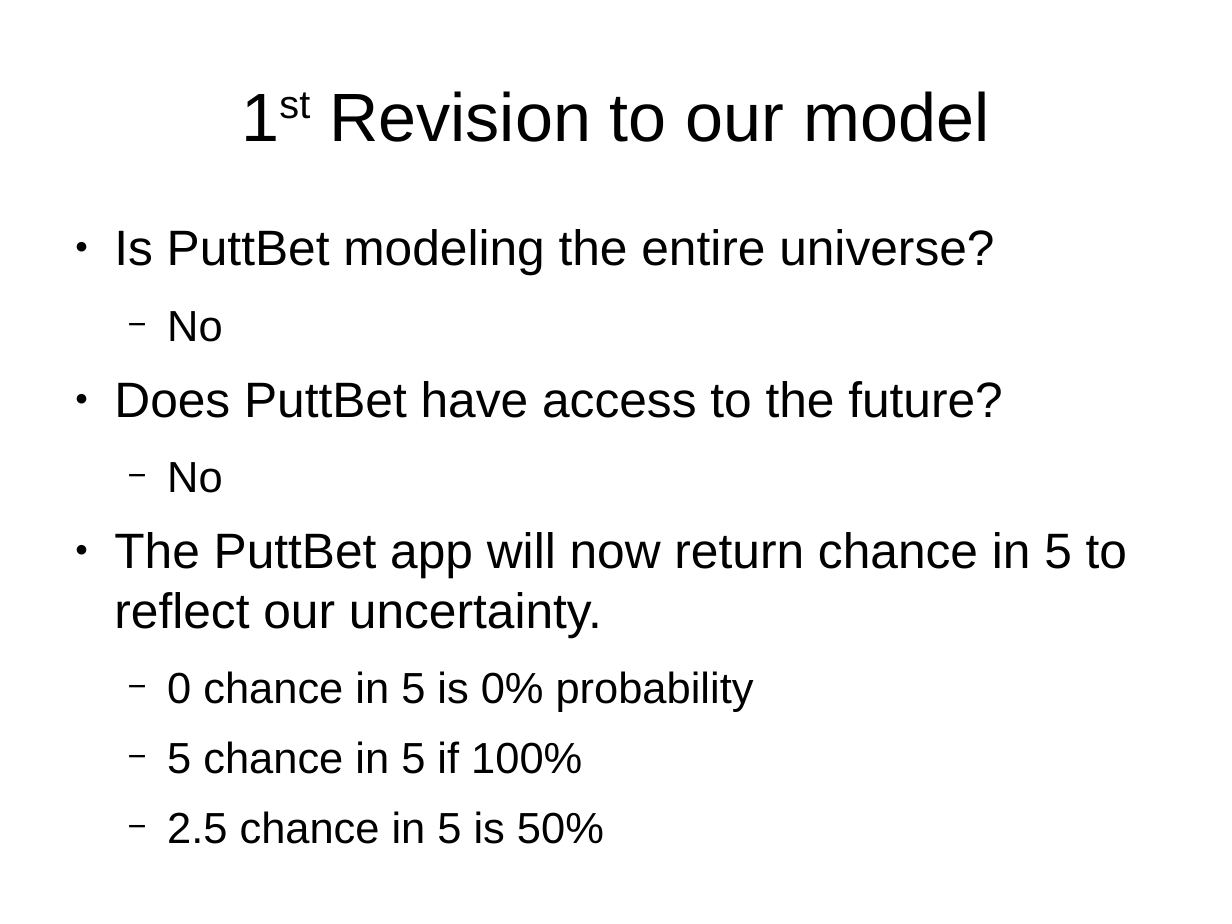
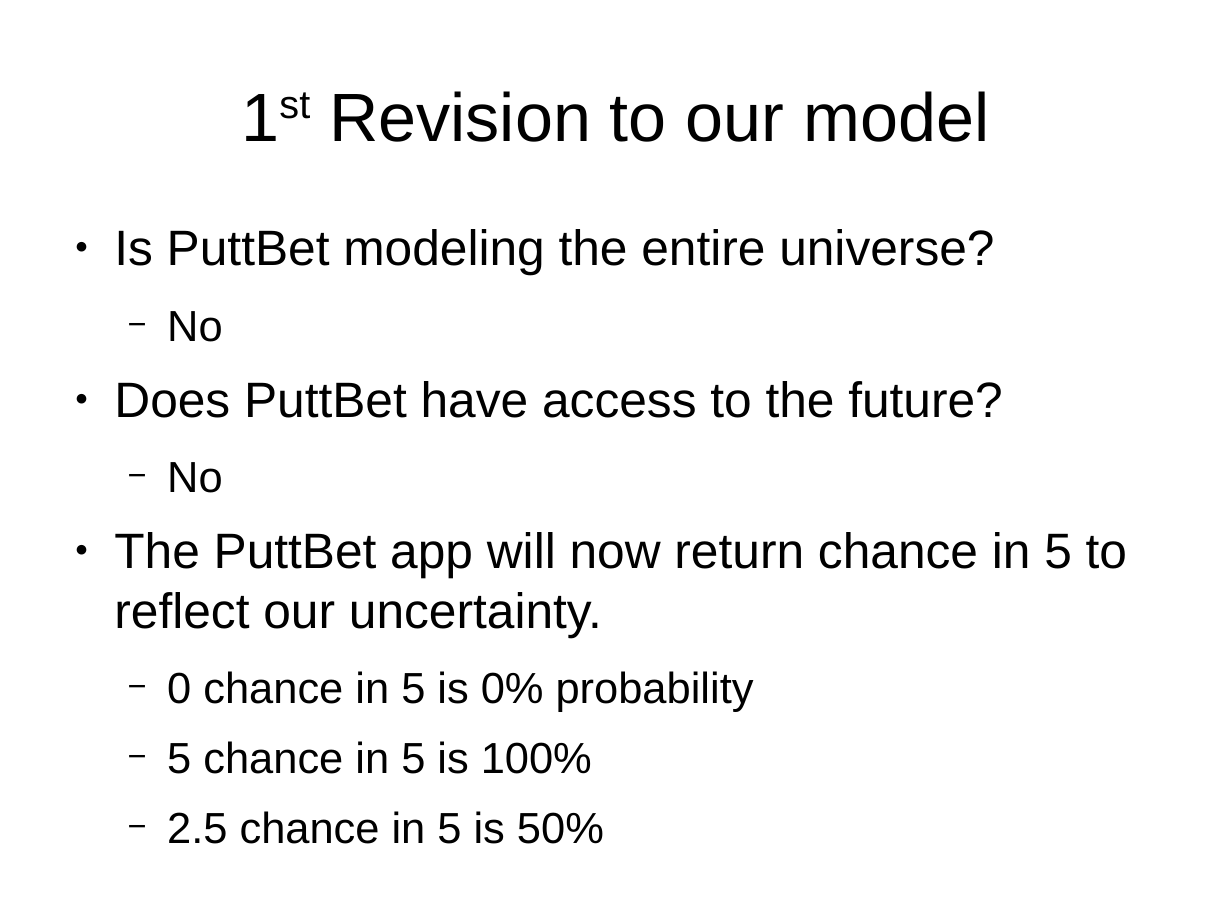
Before and after one commit to breckbaldwin/StanIsThePlanDist, a slide deck: slide 9 of slides/StanIsThePlanPyData.odp (slide 8 before the commit). Drawn at 1232x924 pixels with LibreOffice and Linux fonts; fonts in the diff are those of the drawing. Boxes give left, top, right and bottom in pixels: in the first picture for what was removed or moved away, otherwise in the second. Text is boxed around its words. In the diff, an @@ line names an element or a change of style, - is before the commit and + after.

```diff
--- a/slides/StanIsThePlanPyData.odp
+++ b/slides/StanIsThePlanPyData.odp
@@ text at box(167, 741, 592, 774): text changed @@
-  − 5 chance in 5 if 100%
+  − 5 chance in 5 is 100%
```
Also in this commit, not shown: 5 other slides changed, 20 slides added.
